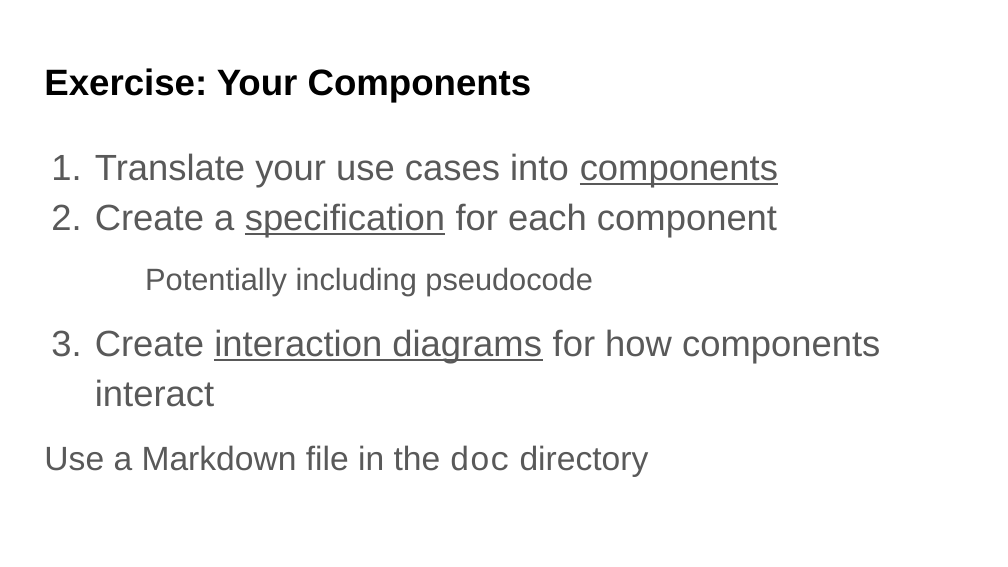
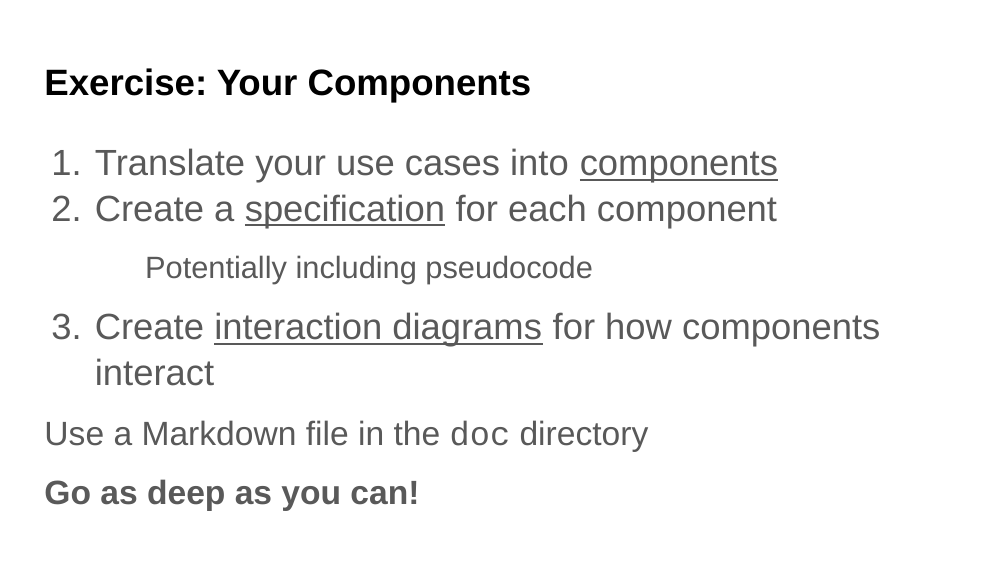
Before and after one commit to UWDATA515/lecture-materials, a slide deck: slide 49 of 07/DATA515_07_SoftwareDesign.pptx (slide 41 before the commit). Drawn at 1008x567 pixels with LibreOffice and Linux fonts; fonts in the diff are those of the drawing; background and template pictures are left out. Boxes give left, top, right and bottom in pixels: in the first picture for what was removed or moved away, otherwise in the second. Text is boxed around its words. In the diff, an @@ line names an element or a change of style, - is before the commit and + after.

```diff
--- a/07/DATA515_07_SoftwareDesign.pptx
+++ b/07/DATA515_07_SoftwareDesign.pptx
@@ text at bbox=[44, 148, 880, 452]: line spacing 1.15 to 1.05; less space between paragraphs @@
@@ text at bbox=[44, 479, 419, 511]: paragraph added @@
+Go as deep as you can!
```
Also in this commit, not shown: 5 other slides changed, 2 slides added, 4 other files.
